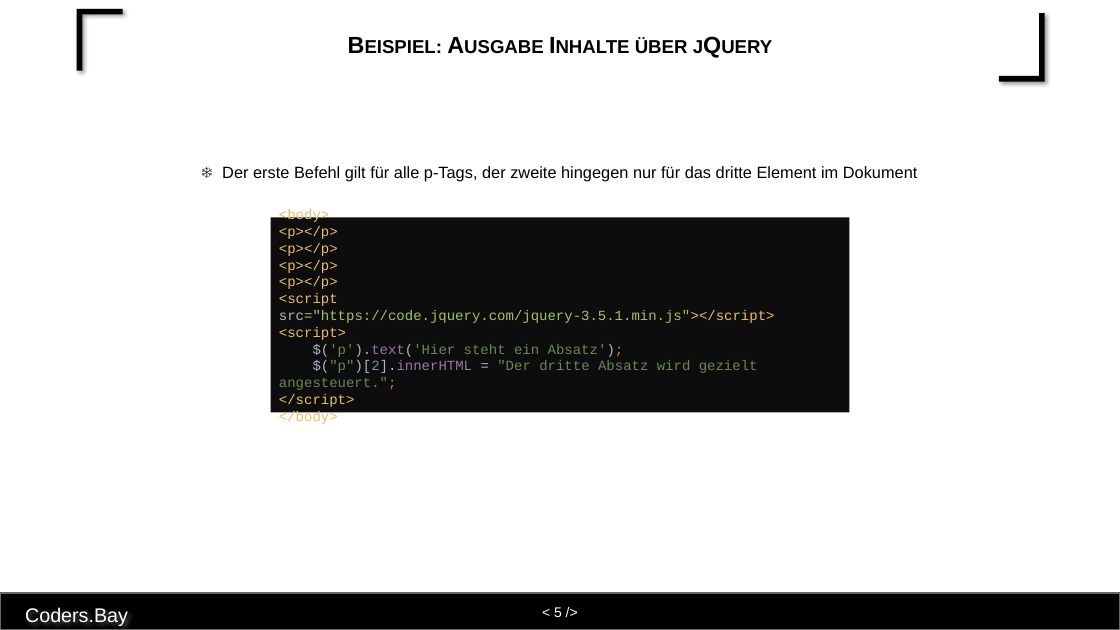
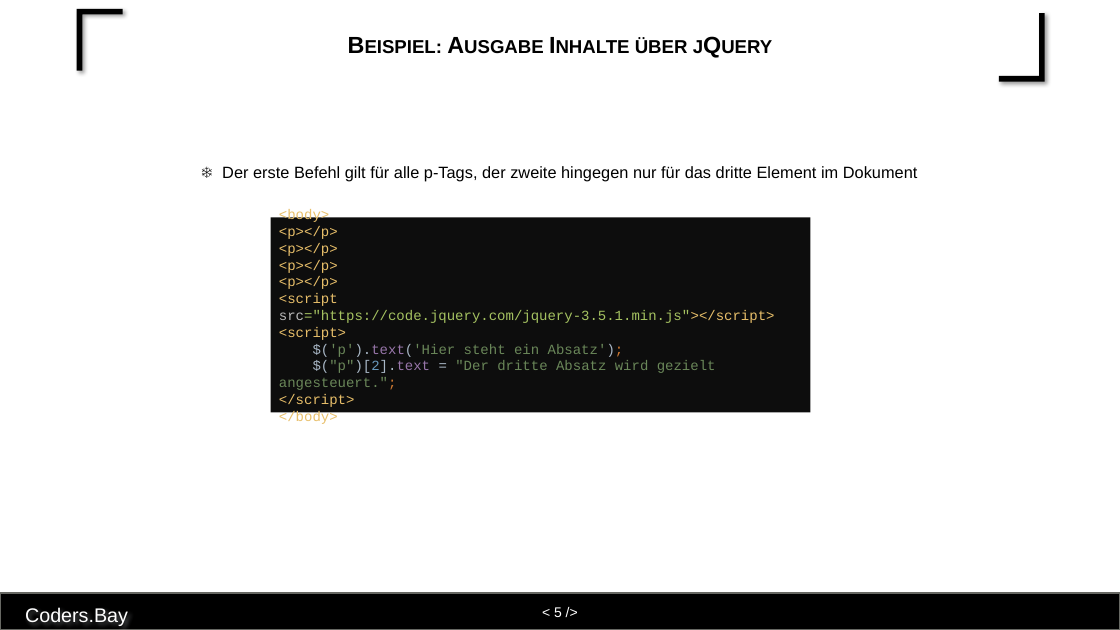
Before and after one commit to affenzellerkarin/abendkurs-2021, a slide deck: slide 5 of 2021-11-09/js-4.1.pptx. Drawn at 1120x630 pixels with LibreOffice and Linux fonts; fonts in the diff are those of the drawing. Boxes give left, top, right and bottom in pixels: in the first picture for what was removed or moved away, otherwise in the second. Text is boxed around its words. In the diff, an @@ line names an element or a change of style, - is before the commit and + after.

```diff
--- a/2021-11-09/js-4.1.pptx
+++ b/2021-11-09/js-4.1.pptx
@@ rectangle "<body> <p></p> <p></p> <p></p> <p></p> ...": place and size @@
-rectangle "<body> <p></p> <p></p> <p></p> <p></p> ..." at (271, 218, 849, 413)
+rectangle "<body> <p></p> <p></p> <p></p> <p></p> ..." at (271, 218, 811, 413)
@@ text in rectangle at (279, 209, 775, 424): text changed @@
-<body>
-<p></p>
-<p></p>
-<p></p>
-<p></p>
-<script src="https://code.jquery.com/jquery-3.5.1.min.js"></script>
-<script>
-$('p').text('Hier steht ein Absatz');
-$("p")[2].innerHTML = "Der dritte Absatz wird gezielt angesteuert.";
-</script>
-</body>
+<body>
+<p></p>
+<p></p>
+<p></p>
+<p></p>
+<script src="https://code.jquery.com/jquery-3.5.1.min.js"></script>
+<script>
+$('p').text('Hier steht ein Absatz');
+$("p")[2].text = "Der dritte Absatz wird gezielt angesteuert.";
+</script>
+</body>
```
Also in this commit, not shown: 1 other slide changed, 1 other file.
